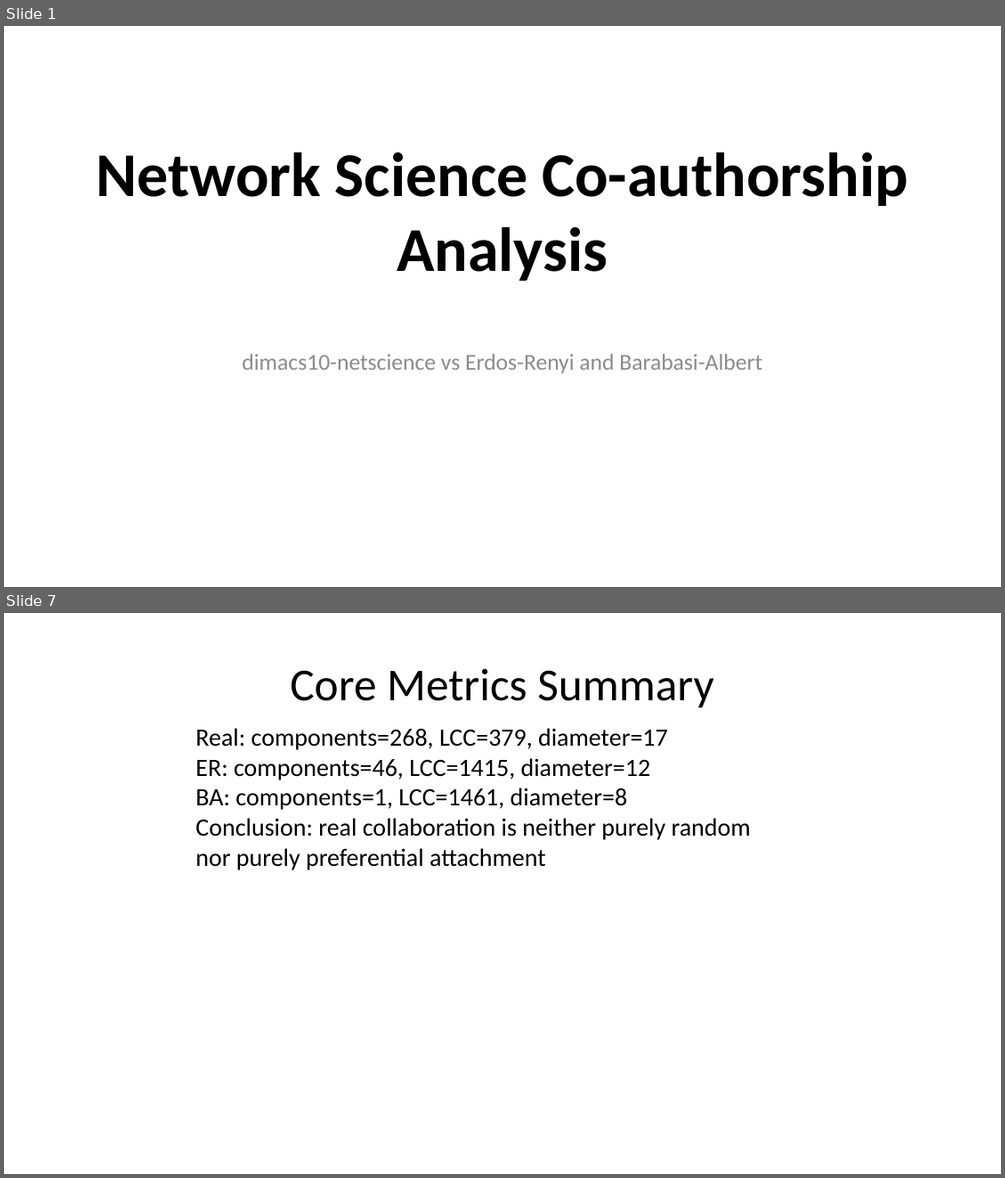
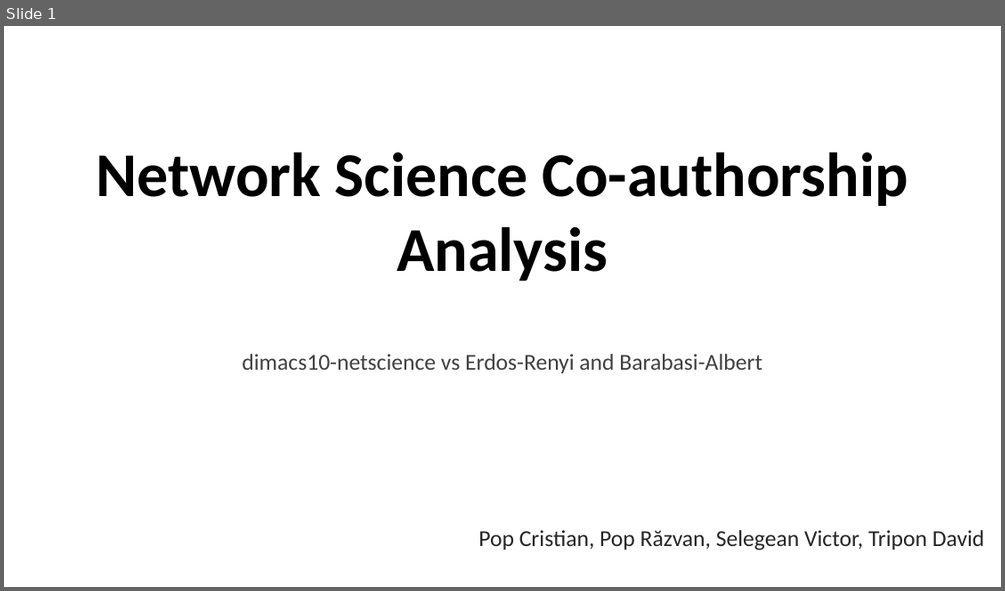
Before and after one commit to cristi-an-pop/graphs, a slide deck: NetworkScience_Presentation.pptx. Shown one above the other, each under a label of ours: slides 1 and 7 before the commit, slide 1 after it; the slides between them are not shown. The pictures are 1005x1178 and 1005x591 pixels, drawn with LibreOffice and Linux fonts; fonts in the diff are those of the drawing. Boxes give left, top, right and bottom in pixels: in the first picture for what was removed or moved away, otherwise in the second. Text is boxed around its words. In the diff, an @@ line names an element or a change of style, - is before the commit and + after.

```diff
--- a/NetworkScience_Presentation.pptx
+++ b/NetworkScience_Presentation.pptx
@@ slide 7 removed at (4, 613, 1001, 1174), background #FFFFFF @@
@@ title removed at (290, 668, 713, 708) @@
-Core Metrics Summary
@@ text removed at (195, 728, 751, 870) @@
-Real: components=268, LCC=379, diameter=17
-ER: components=46, LCC=1415, diameter=12
-BA: components=1, LCC=1461, diameter=8
-Conclusion: real collaboration is neither purely random
-nor purely preferential attachment
@@ slide 1 changed as well @@
@@ subtitle "dimacs10-netscience vs Erdos-Renyi and Barabasi-Albert" at (242, 354, 762, 373): text colour #8C8C8C to #404040 @@
@@ text added at (478, 530, 985, 550), 22 pt, text #262626 @@
+Pop Cristian, Pop Răzvan, Selegean Victor, Tripon David
```
Also in this commit, not shown: 7 other slides changed, 1 slide added, 5 other slides removed.
